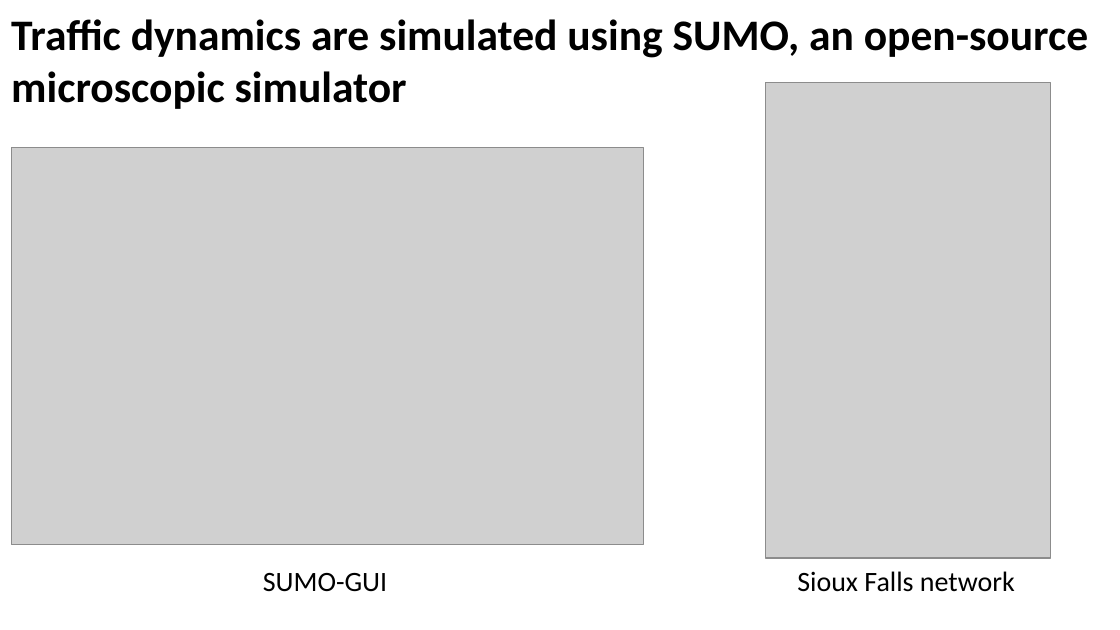
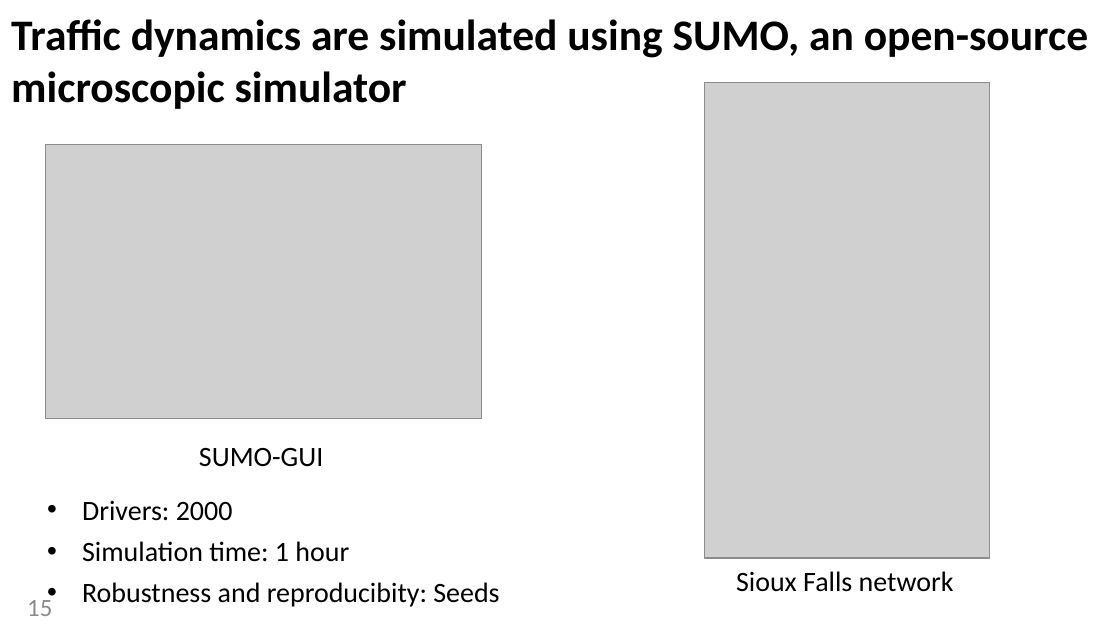
Before and after one commit to MiguelDonado/TFM_TraSIrr, a slide deck: slide 15 of presentation/Thesis_Defense.pptx (slide 11 before the commit). Drawn at 1120x630 pixels with LibreOffice and Linux fonts; fonts in the diff are those of the drawing; grey boxes stand for pictures. Boxes give left, top, right and bottom in pixels: in the first picture for what was removed or moved away, otherwise in the second. Text is boxed around its words. In the diff, an @@ line names an element or a change of style, - is before the commit and + after.

```diff
--- a/presentation/Thesis_Defense.pptx
+++ b/presentation/Thesis_Defense.pptx
@@ picture: place and size @@
-picture at bbox=[765, 82, 1051, 558]
+picture at bbox=[704, 82, 990, 558]
@@ picture: place and size @@
-picture at bbox=[11, 148, 643, 545]
+picture at bbox=[46, 144, 482, 419]
@@ text "SUMO-GUI": place and size @@
-text "SUMO-GUI" at bbox=[263, 573, 387, 592]
+text "SUMO-GUI" at bbox=[199, 448, 323, 467]
@@ text added at bbox=[82, 500, 499, 607], 18 pt, text #000000 @@
+• Drivers: 2000
+• Simulation time: 1 hour
+• Robustness and reproducibity: Seeds
@@ text "Sioux Falls network": place and size @@
-text "Sioux Falls network" at bbox=[797, 571, 1015, 592]
+text "Sioux Falls network" at bbox=[736, 571, 954, 592]
@@ page number added at bbox=[27, 600, 52, 616], 16 pt, text #8C8C8C @@
+15
```
Also in this commit, not shown: 19 other slides changed, 26 slides added, 4 slides removed, 11 other files.
